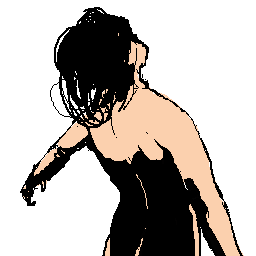
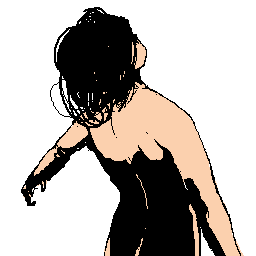
The second 256px x 256px image is a revision of the first. Changes to its layers:
painted on "Layer 2" over [left=20, top=33, right=243, bottom=256]
painted on "Layer 3" over [left=40, top=46, right=202, bottom=164]
